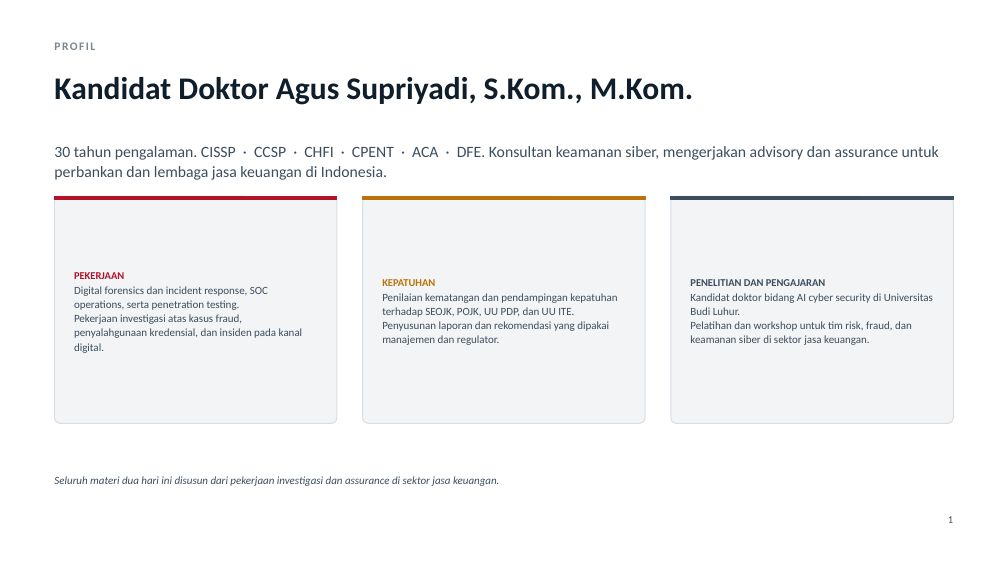
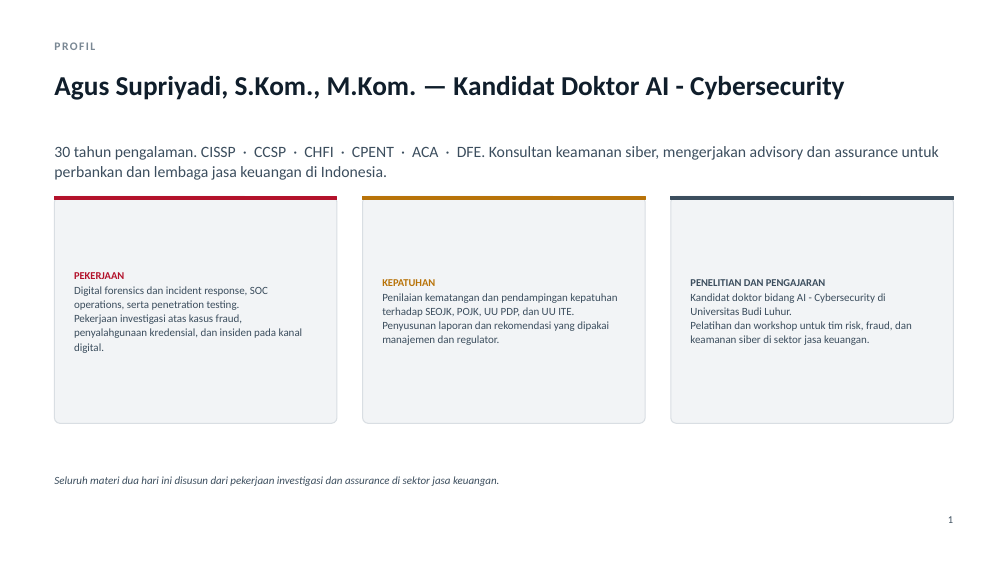
Before and after one commit to bosen/angkot, a slide deck: slide 2 of deck/Deck_Workshop_2Hari.pptx. Drawn at 1008x567 pixels with LibreOffice and Linux fonts; fonts in the diff are those of the drawing. Boxes give left, top, right and bottom in pixels: in the first picture for what was removed or moved away, otherwise in the second. Text is boxed around its words. In the diff, an @@ line names an element or a change of style, - is before the commit and + after.

```diff
--- a/deck/Deck_Workshop_2Hari.pptx
+++ b/deck/Deck_Workshop_2Hari.pptx
@@ text at (54, 76, 845, 100): text changed; size 30 to 26 pt @@
-Kandidat Doktor Agus Supriyadi, S.Kom., M.Kom.
+Agus Supriyadi, S.Kom., M.Kom. — Kandidat Doktor AI - Cybersecurity
@@ text at (690, 293, 886, 315): text changed @@
-Kandidat doktor bidang AI cyber security di Universitas Budi Luhur.
+Kandidat doktor bidang AI - Cybersecurity di Universitas Budi Luhur.
```
Also in this commit, not shown: 1 other file.
